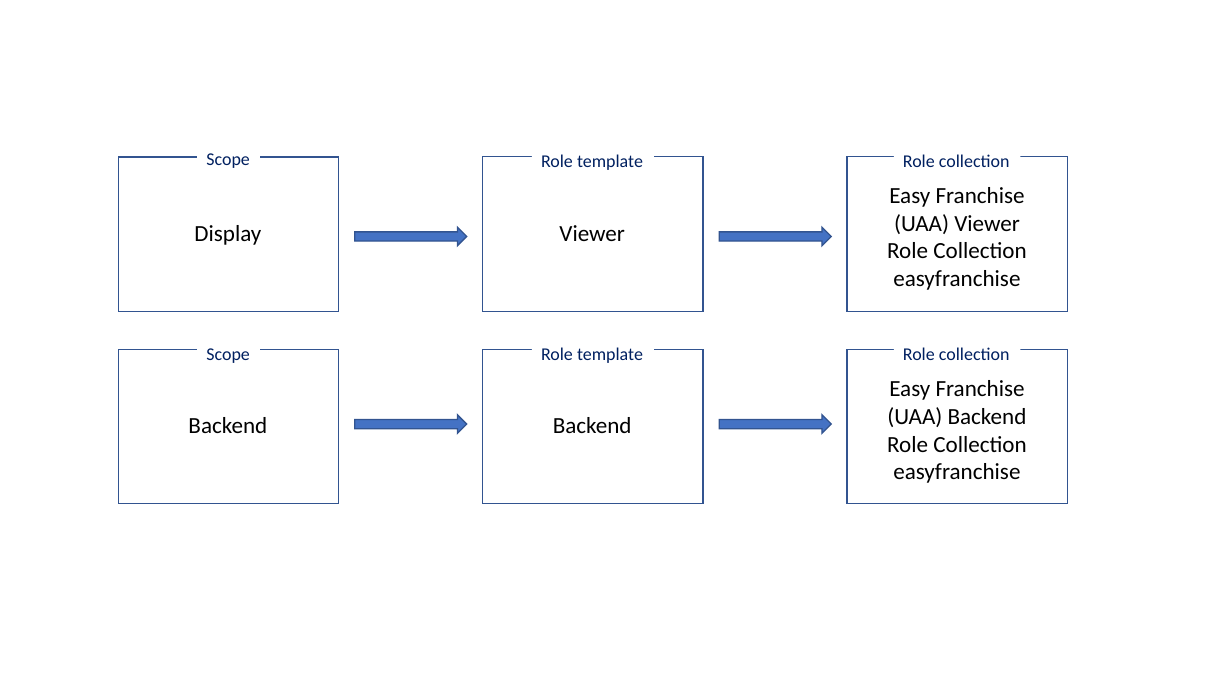
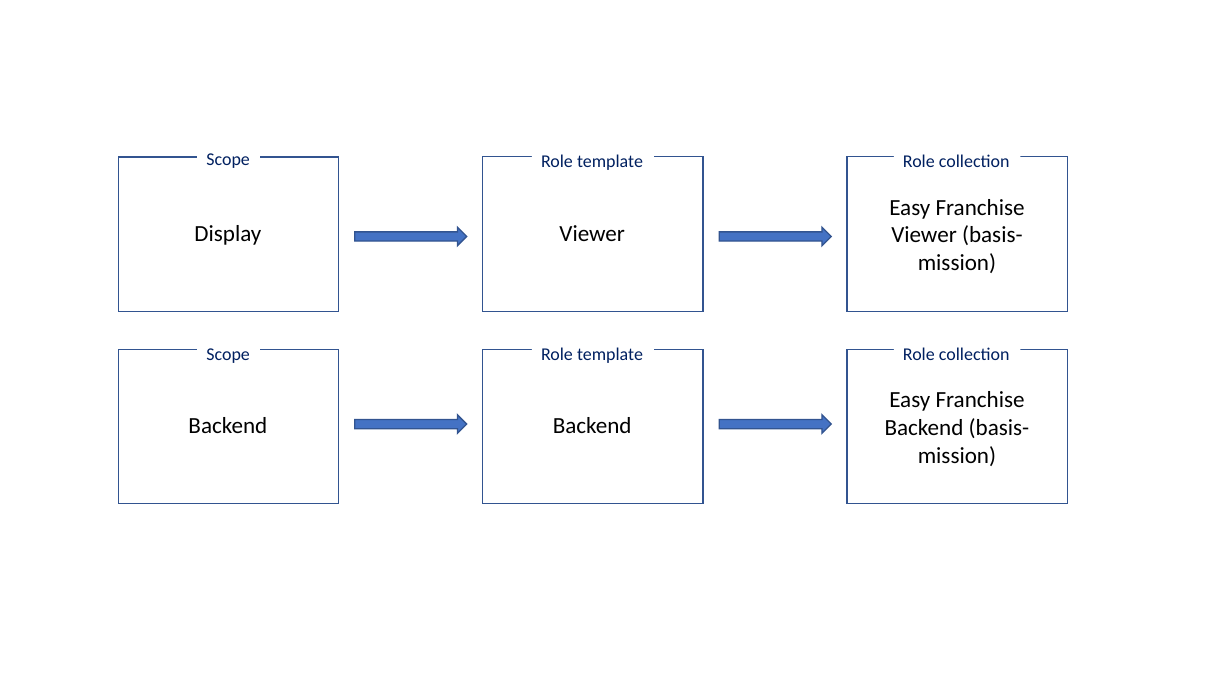
Before and after one commit to SAP-samples/btp-kyma-multitenant-extension, a slide deck: slide 2 of documentation/images/easyfranchise-diagrams.pptx. Drawn at 1232x693 pixels with LibreOffice and Linux fonts; fonts in the diff are those of the drawing. Boxes give left, top, right and bottom in pixels: in the first picture for what was removed or moved away, otherwise in the second. Text is boxed around its words. In the diff, an @@ line names an element or a change of style, - is before the commit and + after.

Commit message:
Update Mission content (Hash: fb87dff)

```diff
--- a/documentation/images/easyfranchise-diagrams.pptx
+++ b/documentation/images/easyfranchise-diagrams.pptx
@@ text at (889, 199, 1025, 273): text changed @@
-Easy Franchise (UAA) Viewer Role Collection easyfranchise
+Easy Franchise Viewer (basis-mission)
@@ text at (885, 391, 1030, 466): text changed @@
-Easy Franchise (UAA) Backend Role Collection easyfranchise
+Easy Franchise Backend (basis-mission)
```
Also in this commit, not shown: 43 other files.
